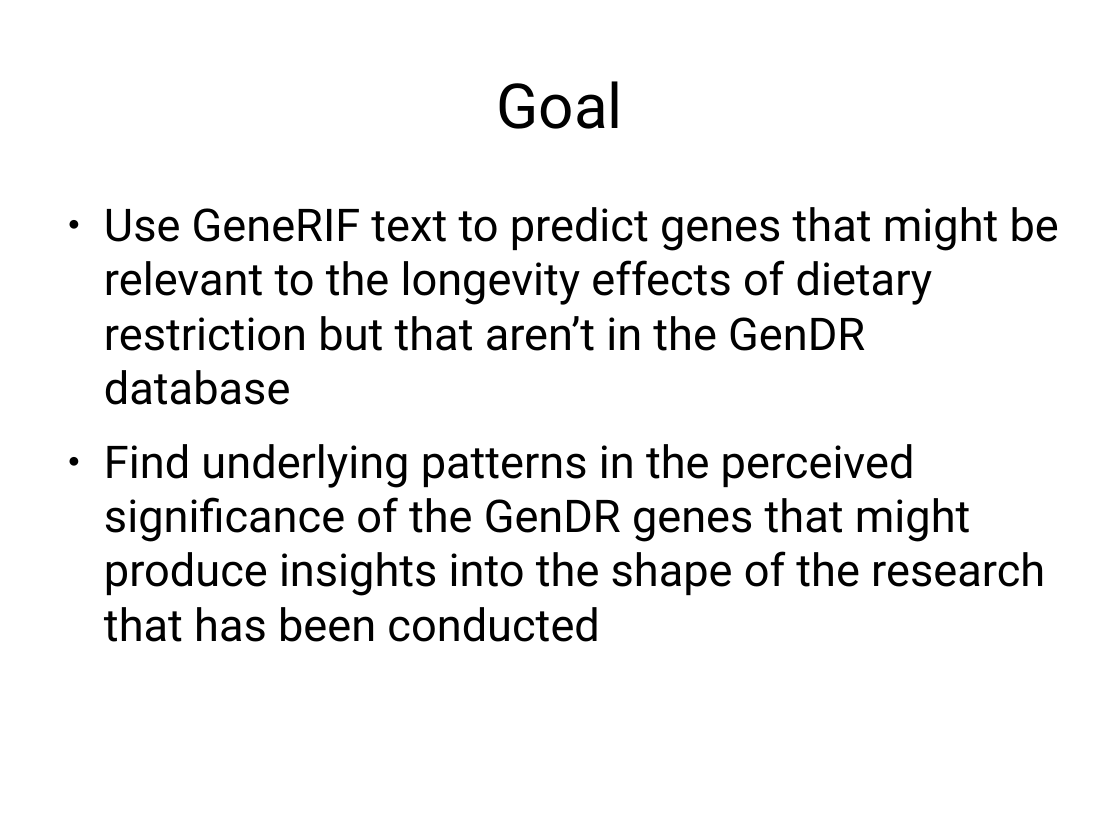
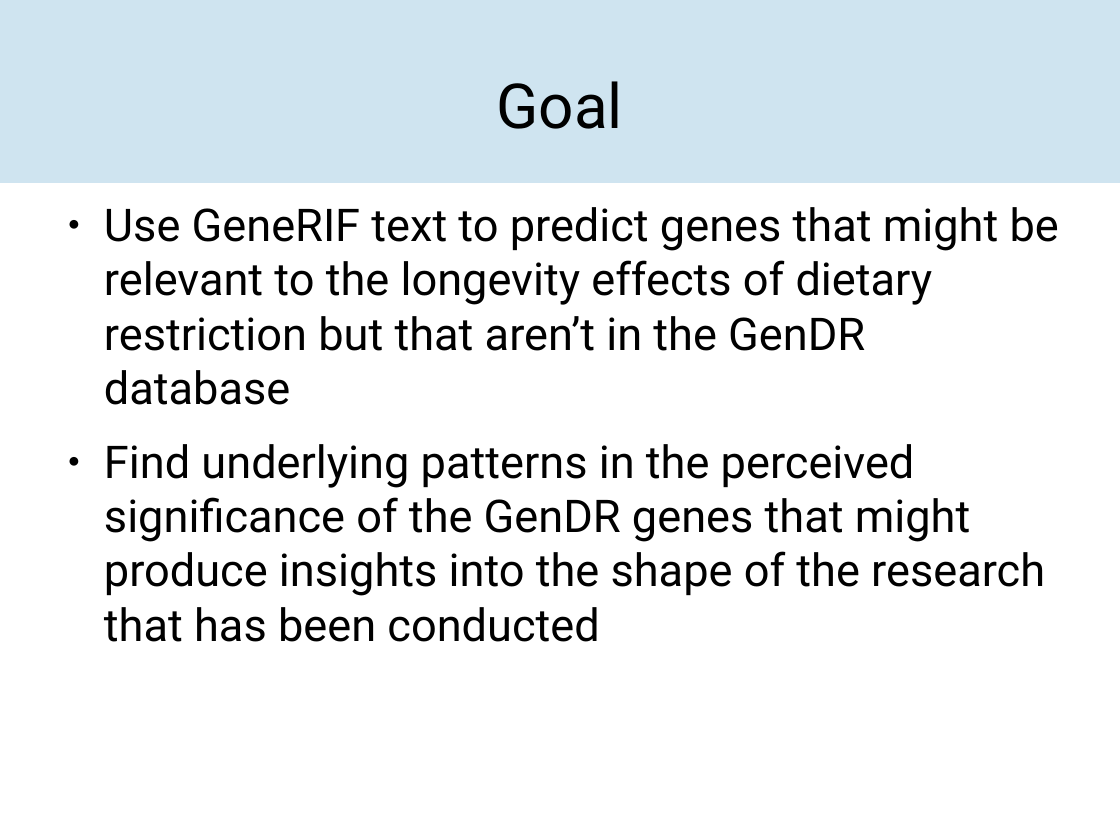
Before and after one commit to DeepwaterCreations/genDR-generif-analysis, a slide deck: slide 4 of presentation.odp (slide 5 before the commit). Drawn at 1120x840 pixels with LibreOffice and Linux fonts; fonts in the diff are those of the drawing. Boxes give left, top, right and bottom in pixels: in the first picture for what was removed or moved away, otherwise in the second. Text is boxed around its words. In the diff, an @@ line names an element or a change of style, - is before the commit and + after.

```diff
--- a/presentation.odp
+++ b/presentation.odp
@@ rectangle added at (x1=0, y1=0, x2=1120, y2=183), fill #CFE4F0 @@
```
Also in this commit, not shown: 6 other slides changed, 2 slides added, 4 slides removed.
